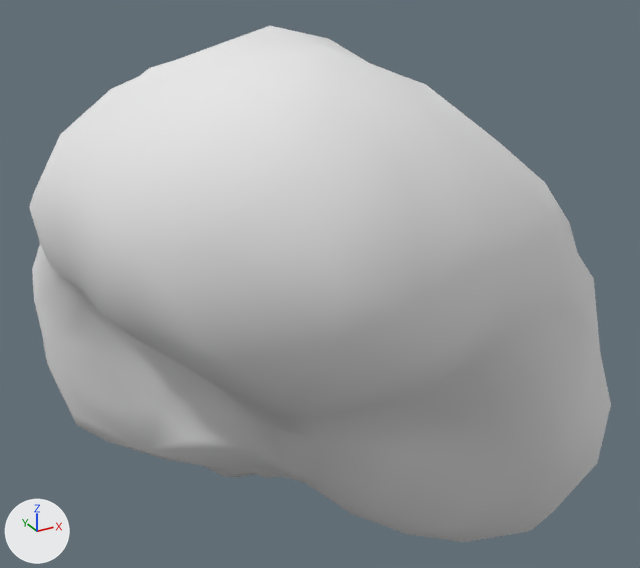
Renders of the Blender file Assets/Prefabs/Rock.blend from each side of a commit.
The view is the same before and after, from a 50 mm lens placed at (-0.636, -1.262, 0.81), pointed at (0.096, 0.068, 0.145). Arrows for +X, +Y and +Z are at lower left; the lights stay in place.

Names of what the first picture shows: 'rock'.
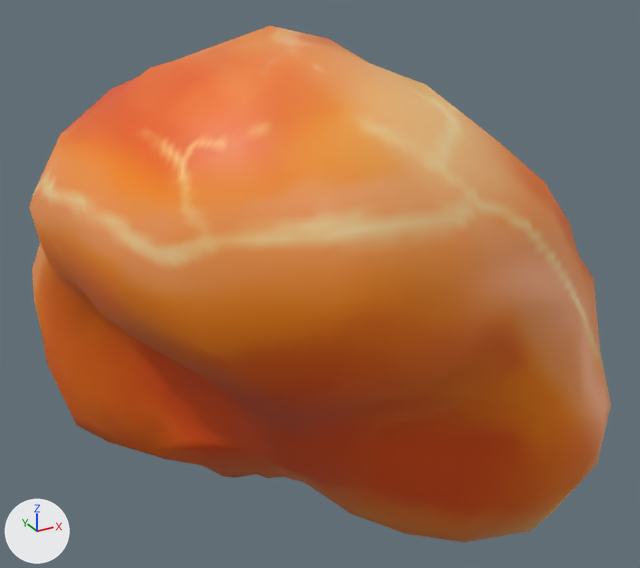
Where the change shows, as pixel boxes [x1, y1, x2, y2] in the pictures (640 x 568 px):
'rock', recoloured (grey to orange): [29, 26, 611, 542] in both

The change, as a diff of the scene's bpy script:
```diff
--- a/Assets/Prefabs/Rock.blend.py
+++ b/Assets/Prefabs/Rock.blend.py
@@ img_rockspattern1_png @@
+img_rockspattern1_png = load_image('RocksPattern1.png', '../Materials/CosmicRock.png', 256, 256, 'sRGB')
@@ mat_material @@
+mat_material = principled_material('Material')
+mat_material.texture = img_rockspattern1_png
@@ me_rock @@
 me_rock.from_pydata(...)  # 1922 vertices, 1920 faces; spans x -0.401..0.555, y -0.458..0.555, z -0.465..0.63
-me_rock.materials.append(mat_material_001)  # white #e7e7e7
+me_rock.materials.append(mat_material)  # picture img_rockspattern1_png
```
